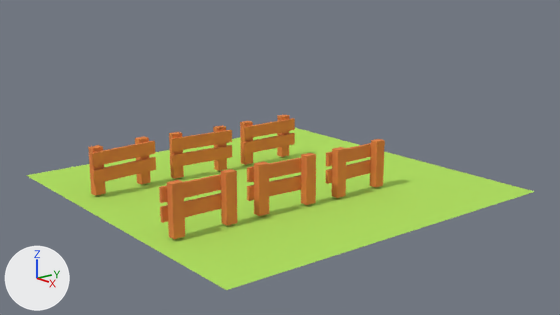
One commit to the Blender file portal.blend: the scene before it, then after it.
Before and after are seen from the file's camera 'Camera'. The axes (+X, +Y, +Z) are drawn at lower left. The lights are the same throughout.

Names of what the first picture shows: 'FenceL1', 'FenceL2', 'FenceL3', 'FenceR1', 'FenceR2', 'FenceR3', 'Floor'.
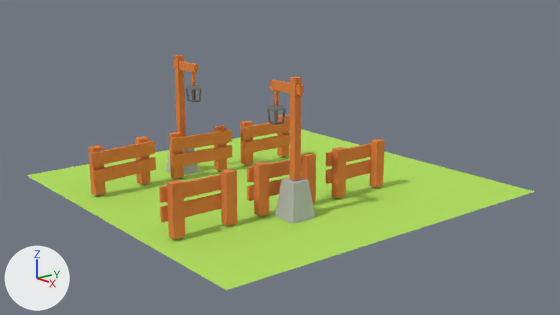
Location of each change, [x1, y1, x2, y2] in pixels of the pictures (560 x 315 px):
'LampPole', shown (orange)
    after: [270, 77, 304, 180]
'LampBase', shown
    after: [275, 178, 315, 224]
'LampPole.001', shown (orange)
    after: [173, 55, 198, 137]
'Lamp', shown
    after: [267, 104, 286, 125]
'LampBase.001', shown
    after: [166, 148, 199, 175]
'Lamp.001', shown
    after: [185, 84, 202, 103]

The change, as a list of edits to the scene's bpy script:
```text
Change ob_lampbase:
    remove ob_lampbase.hide_set(True)  # its collection is switched off
Change ob_lamppole:
    remove ob_lamppole.hide_set(True)  # its collection is switched off
Change ob_lamp:
    remove ob_lamp.hide_set(True)  # its collection is switched off
Change ob_lampbase_001:
    remove ob_lampbase_001.hide_set(True)  # its collection is switched off
Change ob_lamppole_001:
    remove ob_lamppole_001.hide_set(True)  # its collection is switched off
Change ob_lamp_001:
    remove ob_lamp_001.hide_set(True)  # its collection is switched off
```
